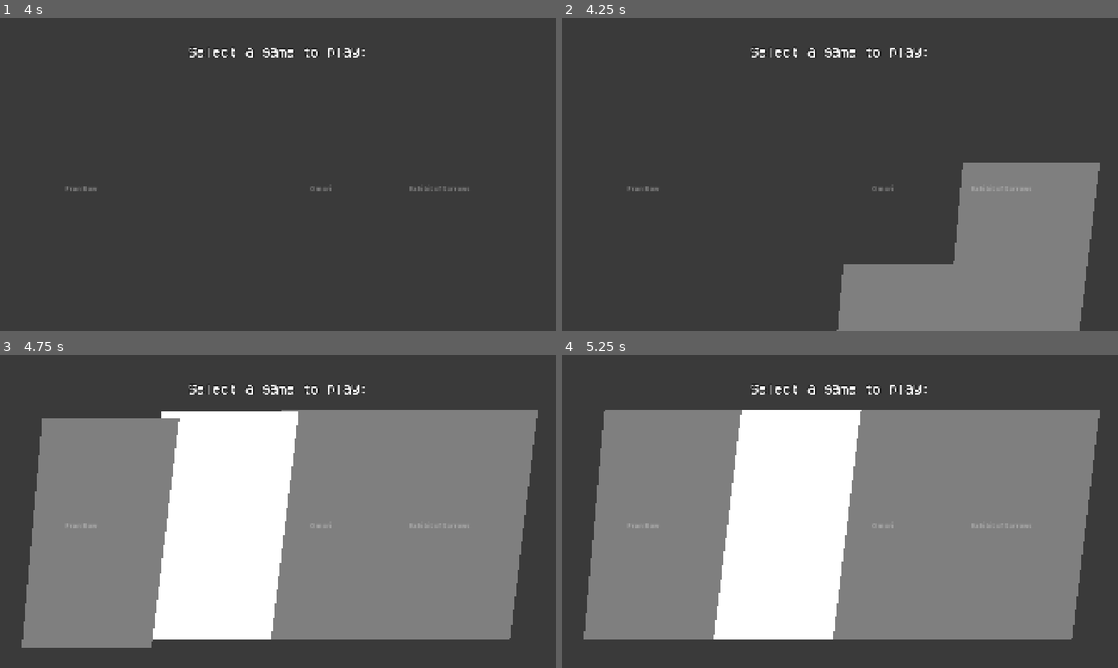
Above: before the commit, frames 1-4 (two rows, left to right).
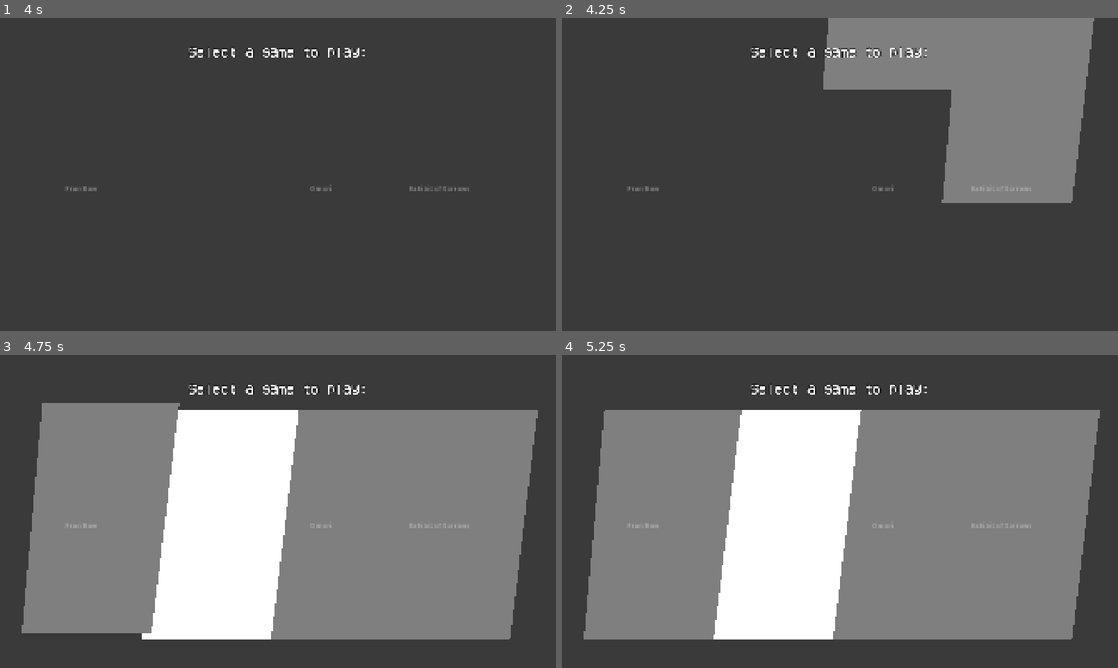
Above: after the commit, the same moments.

Repository: ThePeakersTM/FunkocopiaGodot
Game: Godot game, scene res://resources/game_selection.tscn
Same seed, same stepped clock (60 frames per second), same inputs: the game is played once before the commit and once after it. Sound files missing from this copy of the repository are replaced by a short silence.
Inputs (mouse positions are in pixels of both pictures, inside the frame that each line leads up to):
- Up to frame 1 (4 s): tap Enter at 0.5, 2, 3.5 s; move the mouse to (400, 158) at 0.52 s; press the mouse at (400, 158) at 0.53 s; hold D 0.53-1.25 s; release the mouse at (400, 158) at 1.25 s; tap Space at 1.25, 2.75 s; drag from (166, 190) to (250, 237) at 1.27 s; move the mouse to (333, 105) at 2.02 s; press the mouse at (333, 105) at 2.03 s; hold D 2.03-2.75 s; right-click (333, 105) at 2.1 s; release the mouse at (333, 105) at 2.75 s; drag from (250, 237) to (111, 127) at 2.77 s; move the mouse to (444, 221) at 3.52 s; press the mouse at (444, 221) at 3.53 s; hold A from 3.53 s (still down); tap Mouse wheel up (scroll_up) at 3.6 s
- Up to frame 2 (4.25 s): keep holding A
- Up to frame 3 (4.75 s): release A at 4.25 s; release the mouse at (444, 558) at 4.25 s; drag from (111, 464) to (194, 433) at 4.27 s
- Up to frame 4 (5.25 s): move the mouse to (867, 511) at 5.02 s; press the mouse at (867, 511) at 5.03 s; hold S from 5.03 s (still down)

Frame 1 is identical in both runs. In frame 2, 31% of the frame differs, in the area x 47-97%, y 0-100%; in frame 3, 2.8%; in frame 4, nothing differs.

Commit message:
Made the door appear and changed whoosh direction

Diff:
--- a/resources/funkocopia/scenes/game/overlays/computer_overlay.gd
+++ b/resources/funkocopia/scenes/game/overlays/computer_overlay.gd
@@ -391,3 +391,8 @@
 		doors_window_door_anim.visible = false
 
 	super._process(delta)
+
+func _on_exit() -> void:
+	if 0 in got_doors:
+		room.door.play("appear")
+		room.door.visible = true
--- a/resources/funkocopia/scenes/game/overlays/overlay.gd
+++ b/resources/funkocopia/scenes/game/overlays/overlay.gd
@@ -1,3 +1,4 @@
+@abstract
 extends Sprite2D
 class_name Overlay
 
@@ -7,6 +8,9 @@
 @export var can_change_cursor := false
 @export var destroy_on_exit := false
 
+func _none() -> void:
+	pass
+
 var room: Room:
 	get:
 		return get_parent().get_parent().get_parent().room
@@ -14,6 +18,9 @@
 var leave_interaction: Control
 
 var touching_leave := false
+
+func _on_exit() -> void:
+	pass
 
 func _ready() -> void:
 	leave_interaction = Control.new()
@@ -30,5 +37,6 @@
 		if touching_leave:
 			get_parent().get_parent().on_hide_ui(custom_id)
 			hide()
+			_on_exit()
 			if destroy_on_exit:
 				queue_free()
--- a/resources/funkocopia/scenes/game/rooms/mellow_room.gd
+++ b/resources/funkocopia/scenes/game/rooms/mellow_room.gd
@@ -31,6 +31,9 @@
 
 @onready var calendar_interaction := $Calendar
 @onready var tutorial_interaction := $Tutorial
+
+@onready var door := $Door
+@onready var door_interaction := $Door/Control
 
 var touching_boobs := false
 
@@ -44,6 +47,7 @@
 var touching_vent_door := false
 var touching_tutorial := false
 var touching_calendar := false
+var touching_door := false
 
 var blink_timer := 25
 
@@ -84,6 +88,10 @@
 
 	tutorial_interaction.mouse_entered.connect(func(): touching_tutorial = true )
 	tutorial_interaction.mouse_exited.connect( func(): touching_tutorial = false)
+
+	door.visible = false
+	door_interaction.mouse_entered.connect(func(): touching_door = true )
+	door_interaction.mouse_exited.connect( func(): touching_door = false)
 
 var plug_connected := false
 
@@ -120,7 +128,7 @@
 		var y_factor = (player.position.y - 315) / 280
 		var thing = round(((y_factor * 1.5) + 3.5) * 5) / 5
 		player.scale = Vector2(thing, thing)
-		player.anim_sprite.offset.y = -(y_factor / 35) - 28
+		player.anim_sprite.offset.y = -(y_factor) - 30
 	else:
 		player.scale = Vector2(5, 5)
 		player.anim_sprite.offset.y = -32
@@ -146,6 +154,8 @@
 		fih.play("idle")
 	if outlet.animation == "anim" and outlet.frame == 15:
 		outlet.play("idle")
+	if door.animation == "appear" and door.frame == 6:
+		door.play("normal")
 	if Input.is_action_just_pressed("left_click"):
 		if Cursor.current_mode == Cursor.MODE_INTERACT:
 			if touching_plug:
--- a/resources/funkocopia/scenes/game/rooms/mellow_room.tscn
+++ b/resources/funkocopia/scenes/game/rooms/mellow_room.tscn
@@ -920,6 +920,163 @@
 polygons = Array[PackedInt32Array]([PackedInt32Array(0, 1, 2, 3), PackedInt32Array(4, 0, 3, 5), PackedInt32Array(6, 4, 5, 7, 8), PackedInt32Array(9, 10, 11, 12), PackedInt32Array(13, 9, 12, 14, 8, 7), PackedInt32Array(6, 8, 15)])
 outlines = Array[PackedVector2Array]([PackedVector2Array(0, 1020, 445, 760, 445, 720, 515, 475, 515, 425, 720, 425, 720, 475, 750, 679, 750, 760, 1355, 760, 1540, 817, 1540, 1010, 1840, 1010, 1919, 1010, 1919, 1080, 0, 1080)])
 agent_radius = 0.0
+
+[sub_resource type="AtlasTexture" id="AtlasTexture_17pf8"]
+atlas = ExtResource("2_3m5xv")
+region = Rect2(5, 335, 38, 50)
+filter_clip = true
+
+[sub_resource type="AtlasTexture" id="AtlasTexture_sacbg"]
+atlas = ExtResource("2_3m5xv")
+region = Rect2(48, 335, 38, 50)
+filter_clip = true
+
+[sub_resource type="AtlasTexture" id="AtlasTexture_i0c65"]
+atlas = ExtResource("2_3m5xv")
+region = Rect2(91, 335, 38, 50)
+filter_clip = true
+
+[sub_resource type="AtlasTexture" id="AtlasTexture_losgm"]
+atlas = ExtResource("2_3m5xv")
+region = Rect2(134, 335, 38, 50)
+filter_clip = true
+
+[sub_resource type="AtlasTexture" id="AtlasTexture_kd1l4"]
+atlas = ExtResource("2_3m5xv")
+region = Rect2(177, 335, 38, 50)
+filter_clip = true
+
+[sub_resource type="AtlasTexture" id="AtlasTexture_hk8jp"]
+atlas = ExtResource("2_3m5xv")
+region = Rect2(220, 335, 38, 50)
+filter_clip = true
+
+[sub_resource type="AtlasTexture" id="AtlasTexture_t2j6k"]
+atlas = ExtResource("2_3m5xv")
+region = Rect2(263, 335, 38, 50)
+filter_clip = true
+
+[sub_resource type="AtlasTexture" id="AtlasTexture_x5g66"]
+atlas = ExtResource("2_3m5xv")
+region = Rect2(5, 390, 38, 50)
+filter_clip = true
+
+[sub_resource type="AtlasTexture" id="AtlasTexture_5cdox"]
+atlas = ExtResource("2_3m5xv")
+region = Rect2(48, 390, 38, 50)
+filter_clip = true
+
+[sub_resource type="AtlasTexture" id="AtlasTexture_yx0ks"]
+atlas = ExtResource("2_3m5xv")
+region = Rect2(91, 390, 38, 50)
+filter_clip = true
+
+[sub_resource type="AtlasTexture" id="AtlasTexture_kprnb"]
+atlas = ExtResource("2_3m5xv")
+region = Rect2(134, 390, 38, 50)
+filter_clip = true
+
+[sub_resource type="AtlasTexture" id="AtlasTexture_t36nu"]
+atlas = ExtResource("2_3m5xv")
+region = Rect2(177, 390, 38, 50)
+filter_clip = true
+
+[sub_resource type="AtlasTexture" id="AtlasTexture_cg8c8"]
+atlas = ExtResource("2_3m5xv")
+region = Rect2(220, 390, 38, 50)
+filter_clip = true
+
+[sub_resource type="AtlasTexture" id="AtlasTexture_0l5dh"]
+atlas = ExtResource("2_3m5xv")
+region = Rect2(263, 390, 38, 50)
+filter_clip = true
+
+[sub_resource type="AtlasTexture" id="AtlasTexture_1d4k3"]
+atlas = ExtResource("2_3m5xv")
+region = Rect2(306, 390, 38, 50)
+filter_clip = true
+
+[sub_resource type="AtlasTexture" id="AtlasTexture_4i1p6"]
+atlas = ExtResource("2_3m5xv")
+region = Rect2(349, 390, 38, 50)
+filter_clip = true
+
+[sub_resource type="AtlasTexture" id="AtlasTexture_f6bay"]
+atlas = ExtResource("2_3m5xv")
+region = Rect2(392, 390, 38, 50)
+filter_clip = true
+
+[sub_resource type="SpriteFrames" id="SpriteFrames_tvxqg"]
+animations = [{
+"frames": [{
+"duration": 1.0,
+"texture": SubResource("AtlasTexture_17pf8")
+}, {
+"duration": 1.0,
+"texture": SubResource("AtlasTexture_sacbg")
+}, {
+"duration": 1.0,
+"texture": SubResource("AtlasTexture_i0c65")
+}, {
+"duration": 1.0,
+"texture": SubResource("AtlasTexture_losgm")
+}, {
+"duration": 1.0,
+"texture": SubResource("AtlasTexture_kd1l4")
+}, {
+"duration": 1.0,
+"texture": SubResource("AtlasTexture_hk8jp")
+}, {
+"duration": 1.0,
+"texture": SubResource("AtlasTexture_t2j6k")
+}],
+"loop": 0,
+"name": &"appear",
+"speed": 8.5
+}, {
+"frames": [{
+"duration": 1.0,
+"texture": SubResource("AtlasTexture_t2j6k")
+}],
+"loop": 1,
+"name": &"normal",
+"speed": 8.5
+}, {
+"frames": [{
+"duration": 1.0,
+"texture": SubResource("AtlasTexture_x5g66")
+}, {
+"duration": 1.0,
+"texture": SubResource("AtlasTexture_5cdox")
+}, {
+"duration": 1.0,
+"texture": SubResource("AtlasTexture_yx0ks")
+}, {
+"duration": 1.0,
+"texture": SubResource("AtlasTexture_kprnb")
+}, {
+"duration": 1.0,
+"texture": SubResource("AtlasTexture_t36nu")
+}, {
+"duration": 1.0,
+"texture": SubResource("AtlasTexture_cg8c8")
+}, {
+"duration": 1.0,
+"texture": SubResource("AtlasTexture_0l5dh")
+}, {
+"duration": 1.0,
+"texture": SubResource("AtlasTexture_1d4k3")
+}, {
+"duration": 1.0,
+"texture": SubResource("AtlasTexture_4i1p6")
+}, {
+"duration": 1.0,
+"texture": SubResource("AtlasTexture_f6bay")
+}],
+"loop": 0,
+"name": &"open",
+"speed": 8.5
+}]
 
 [node name="Room" type="Node2D" unique_id=1200955835]
 texture_filter = 1
@@ -1121,3 +1278,19 @@
 
 [node name="NavigationRegion2D" type="NavigationRegion2D" parent="." unique_id=481445244]
 navigation_polygon = SubResource("NavigationPolygon_f6a36")
+
+[node name="Door" type="AnimatedSprite2D" parent="." unique_id=225684355]
+visible = false
+position = Vector2(525, 225)
+scale = Vector2(5, 5)
+sprite_frames = SubResource("SpriteFrames_tvxqg")
+animation = &"open"
+centered = false
+
+[node name="Control" type="Control" parent="Door" unique_id=173938410]
+layout_mode = 3
+anchors_preset = 15
+anchor_right = 1.0
+anchor_bottom = 1.0
+grow_horizontal = 2
+grow_vertical = 2
--- a/resources/game_seletcion.gd
+++ b/resources/game_seletcion.gd
@@ -98,7 +98,7 @@
 		game.mouse_entered.connect(_hover.bind(game, true, base_z))
 		game.mouse_exited.connect(_hover.bind(game, false, base_z))
 		game.pressed.connect(func(): _on_launch(game, game_methods[i]))
-		game.get_node("Polygon2D").offset.y = 600
+		game.get_node("Polygon2D").offset.y = -675
 		game.disabled = true
 		get_tree().create_timer((base_z/10.0)+4).timeout.connect(func():
 			game.get_node("Whoosh").play()
